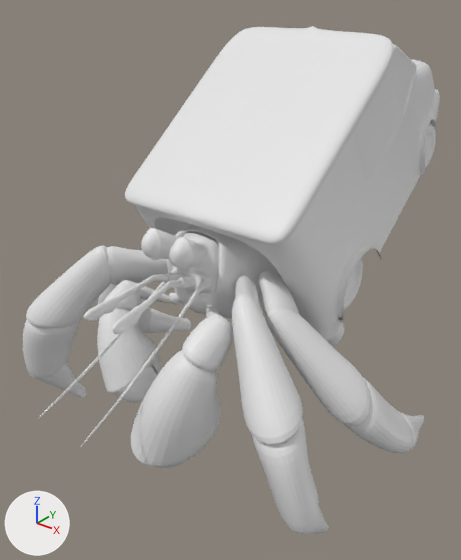
One commit to the Blender file GoingPostal.blend: the scene before it, then after it.
Before and after are seen from a camera (50 mm lens) standing at (4.43, -4.06, 5.53) and looking at (-0.08, 1.57, 2.03). Every picture has the same lights, and +X, +Y and +Z are marked at lower left.

Objects in the first picture: 'hermit_main', 'postal_truck'.
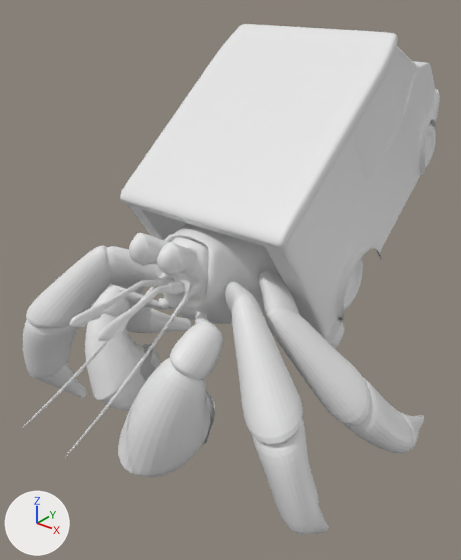
Pixel boxes [x1, y1, x2, y2] of what changed, in the pictures (461 x 560 px; the box of a moved part takes in the faces that stretch with it):
'postal_truck', reshaped, modifiers changed
    before: [125, 26, 440, 346]
    after: [120, 24, 440, 349]
'hermit_main', reshaped
    before: [23, 225, 424, 535]
    after: [23, 223, 424, 535]
part 1 of me_cube, cut back
    before: [190, 26, 431, 346]
    after: [120, 24, 431, 349]
part 2 of me_cube_002, moved or reshaped
    before: [38, 225, 280, 446]
    after: [23, 223, 280, 457]
part 3 of me_cube_002, moved or reshaped
    before: [131, 307, 233, 468]
    after: [118, 313, 223, 477]
part 4 of me_cube_002, moved or reshaped
    before: [97, 280, 180, 403]
    after: [85, 285, 170, 410]
part 5 of me_cube_002, moved or reshaped
    before: [235, 276, 259, 301]
    after: [225, 282, 249, 314]
part 6 of me_cube_002, moved or reshaped
    before: [135, 250, 168, 283]
    after: [132, 262, 157, 285]

The change in detail:
me_cube is used by ob_postal_truck; location (0.0, 3.78, 2.32); rotation (-0.661, 0.0, 3.142), in degrees (-38, 0, 180); scale (1.08, 1.08, 1.08).
me_cube had 913 vertices, 822 faces and spanned x -1.18..1.18, y -1.94..1.92, z 0.0..2.3.
me_cube now has 563 vertices, 496 faces and spans x 0.0..1.18, y -1.94..1.92, z 0.0..2.3.
me_cube part 1: 6 vertices moved from x 0.8..0.84, y -1.93..-1.89, z 0.3..0.77 to x 0.81..0.85, y -1.89..-1.86, z 0.3..0.77; 218 vertices removed from x -1.18..0.8, y -1.94..1.92, z 0.3..2.3; 92 vertices added at x 0.0..1.14, y -1.94..1.92, z 0.3..2.3.
me_cube_002 has 1318 vertices, 1258 faces and spans x -2.38..2.38, y -1.3..2.88, z -0.34..2.64.
me_cube_002 is used by ob_hermit_main; location (0.0, 0.0, 0.38); rotation (-0.0452, 0.0, 0.0), in degrees (-2.6, 0, 0); scale (1.02, 1.02, 1.02).
Before the commit, vertices of me_cube_002: 482 (0.72, 0.87, 1.66), 483 (0.61, 0.83, 1.71), 484 (0.51, 0.81, 1.87), 485 (0.48, 0.84, 2.03), 486 (0.53, 0.88, 2.11).
Before the commit, vertices of me_cube_002: 487 (0.61, 0.95, 2.08), 488 (0.7, 0.97, 1.94), 489 (0.74, 0.94, 1.76).
Before the commit, vertices of me_cube_002: 1126 (-0.72, 0.87, 1.66), 1127 (-0.61, 0.83, 1.71), 1128 (-0.51, 0.81, 1.87), 1129 (-0.48, 0.84, 2.03), 1130 (-0.53, 0.88, 2.11).
Before the commit, vertices of me_cube_002: 1131 (-0.61, 0.95, 2.08), 1132 (-0.7, 0.97, 1.94), 1133 (-0.74, 0.94, 1.76).
me_cube_002 part 2: the loose piece of 522 vertices spanning x -0.75..0.75, y -1.3..2.45, z 0.94..2.64 is moved by (0.0, -0.17, -0.01).
me_cube_002 part 3: the loose piece of 143 vertices spanning x 0.02..0.99, y -0.67..0.76, z 0.08..2.04 is moved by (0.0, -0.17, -0.01).
me_cube_002 part 4: the loose piece of 143 vertices spanning x -0.81..-0.1, y -0.32..0.76, z 0.49..1.93 is moved by (0.0, -0.17, -0.01).
Part 5, on me_cube_002:
Vertices 482 to 489 of me_cube_002 move by (0.0, -0.17, -0.01).
Part 6, on me_cube_002:
Vertices 1126 to 1133 of me_cube_002 move by (0.0, -0.17, -0.01).
Object 'postal_truck' (ob_postal_truck) gains a MIRROR modifier named 'Mirror'.
Modifier setting: use_clip = True.
